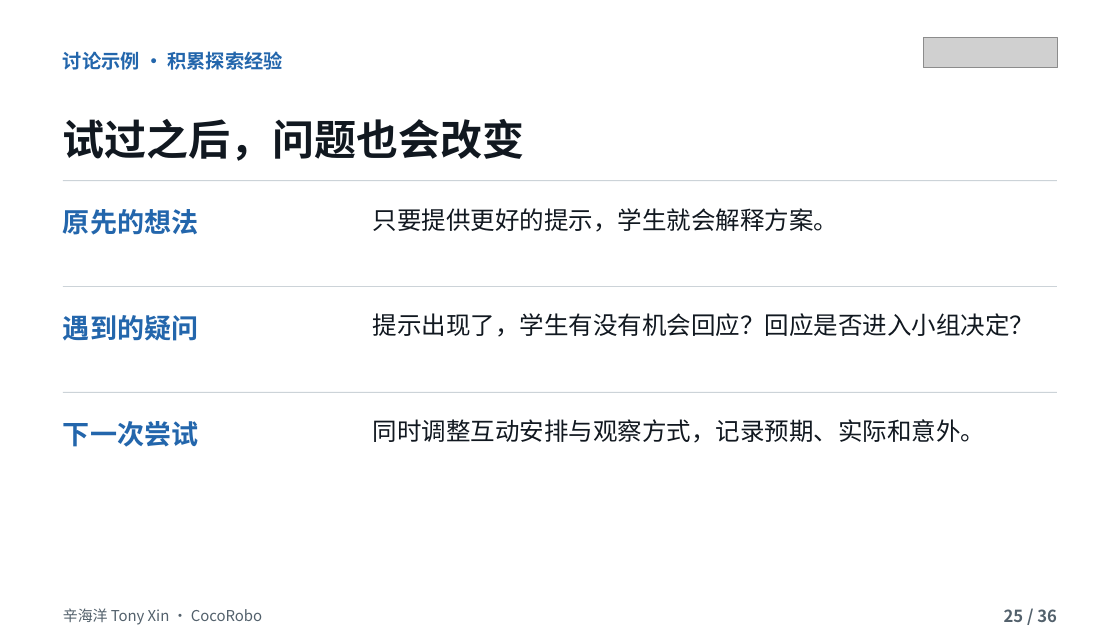
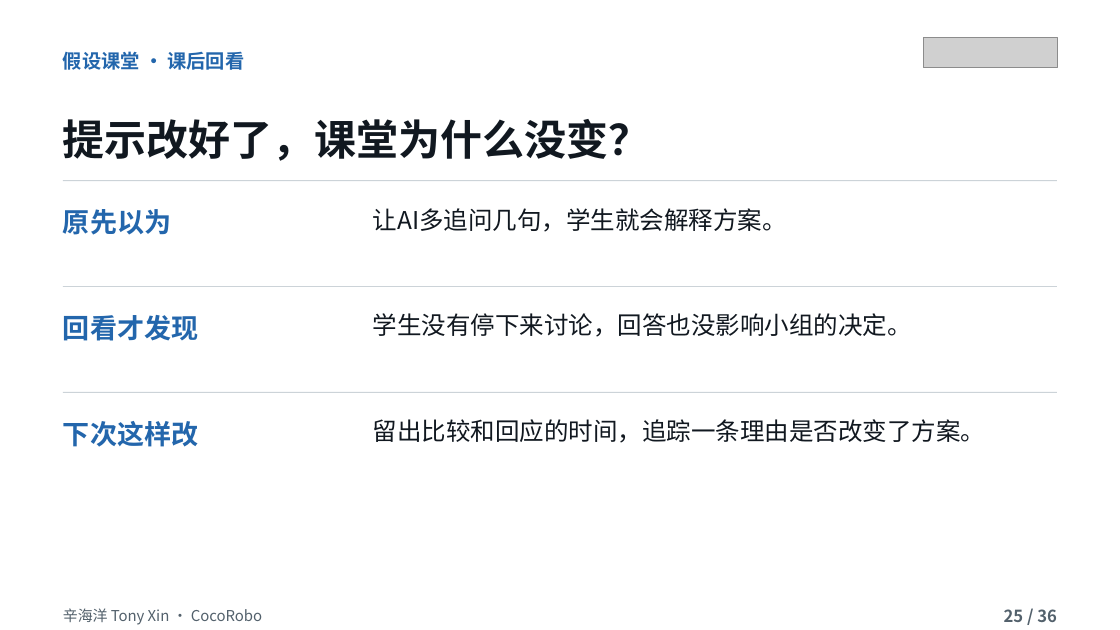
Before and after one commit to tonyxinvip/slides, a slide deck: slide 25 of education-purpose-ai-2026/downloads/AI_Education_Purpose_36slides.pptx. Drawn at 1120x630 pixels with LibreOffice and Linux fonts; fonts in the diff are those of the drawing; grey boxes stand for pictures. Boxes give left, top, right and bottom in pixels: in the first picture for what was removed or moved away, otherwise in the second. Text is boxed around its words. In the diff, an @@ line names an element or a change of style, - is before the commit and + after.

```diff
--- a/education-purpose-ai-2026/downloads/AI_Education_Purpose_36slides.pptx
+++ b/education-purpose-ai-2026/downloads/AI_Education_Purpose_36slides.pptx
@@ text at [63,51,245,70]: text changed @@
-讨论示例 · 积累探索经验
+假设课堂 · 课后回看
@@ text at [63,119,651,161]: text changed @@
-试过之后，问题也会改变
+提示改好了，课堂为什么没变？
@@ text at [63,209,171,235]: text changed @@
-原先的想法
+原先以为
@@ text at [373,208,787,232]: text changed @@
-只要提供更好的提示，学生就会解释方案。
+让AI多追问几句，学生就会解释方案。
@@ text at [63,315,199,341]: text changed @@
-遇到的疑问
+回看才发现
@@ text at [373,313,912,337]: text changed @@
-提示出现了，学生有没有机会回应？回应是否进入小组决定？
+学生没有停下来讨论，回答也没影响小组的决定。
@@ text at [373,419,986,443]: text changed @@
-同时调整互动安排与观察方式，记录预期、实际和意外。
+留出比较和回应的时间，追踪一条理由是否改变了方案。
@@ text at [63,421,198,447]: text changed @@
-下一次尝试
+下次这样改
```
Also in this commit, not shown: 35 other slides changed, 4 other files.
